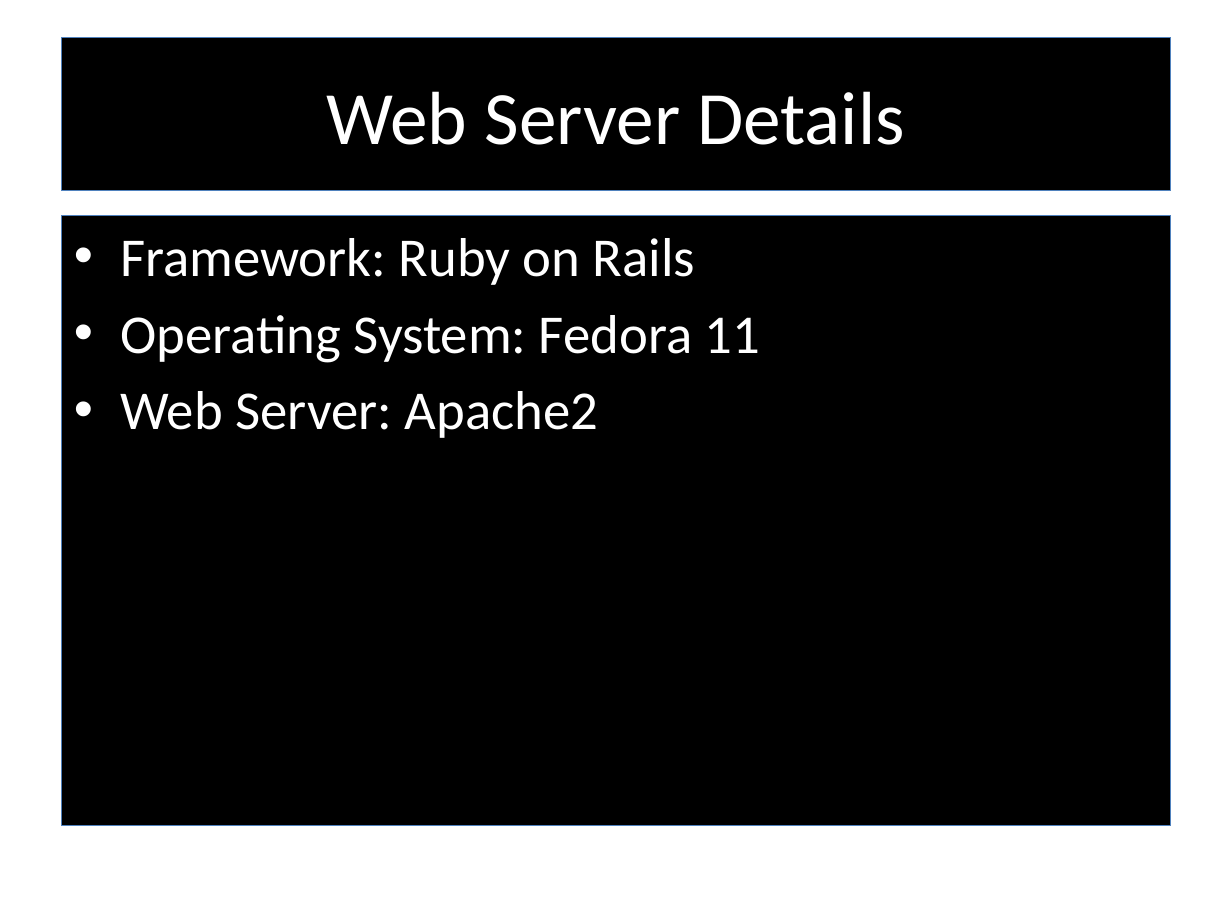
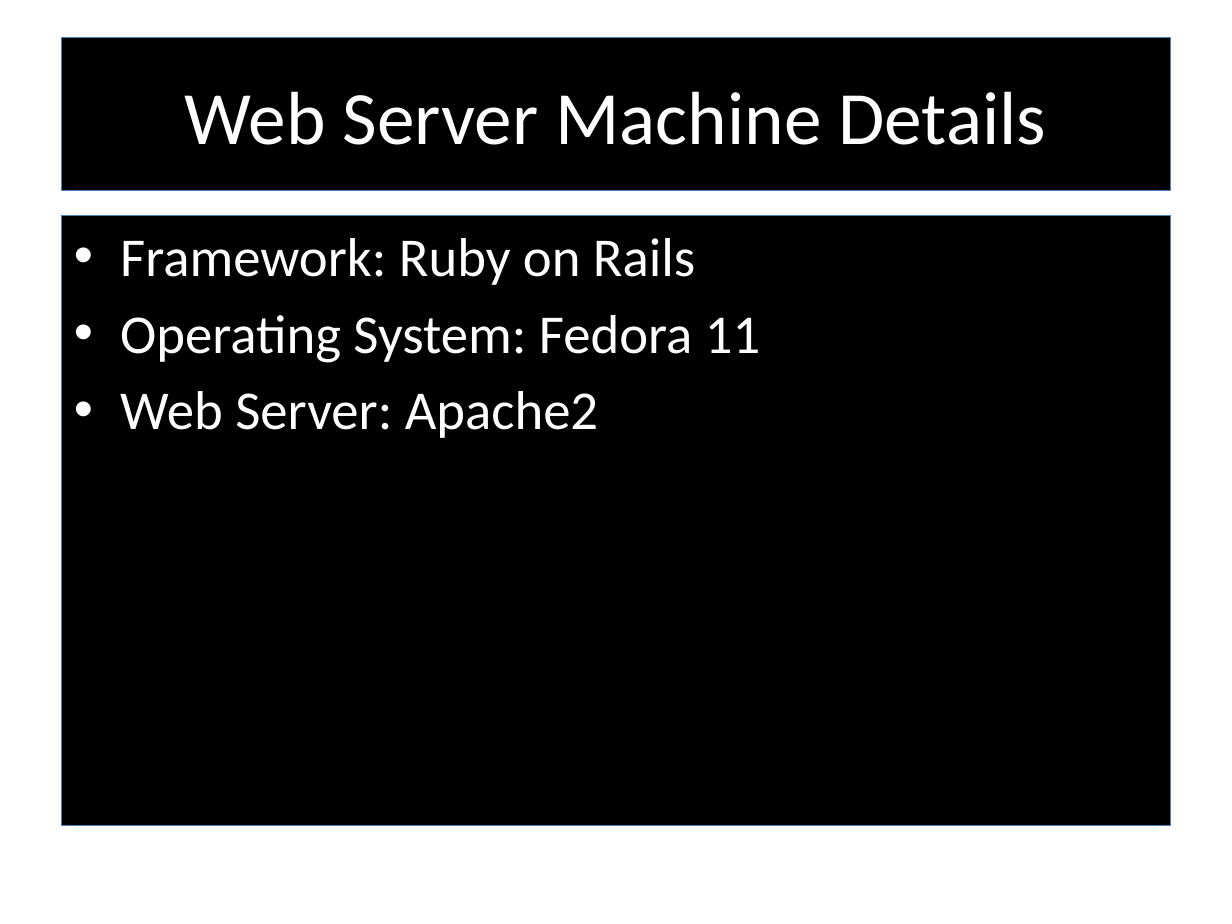
Before and after one commit to RedTeamCOSC470/Documentation, a slide deck: slide 8 of Stargazer_Presentation_Semester2.pptx. Drawn at 1232x924 pixels with LibreOffice and Linux fonts; fonts in the diff are those of the drawing; background and template pictures are left out. Boxes give left, top, right and bottom in pixels: in the first picture for what was removed or moved away, otherwise in the second. Text is boxed around its words. In the diff, an @@ line names an element or a change of style, - is before the commit and + after.

```diff
--- a/Stargazer_Presentation_Semester2.pptx
+++ b/Stargazer_Presentation_Semester2.pptx
@@ title at (x1=185, y1=91, x2=1046, y2=145): text changed @@
-Web Server Details
+Web Server Machine Details
```
Also in this commit, not shown: 5 other slides changed, 3 slides removed, 4 other files.
